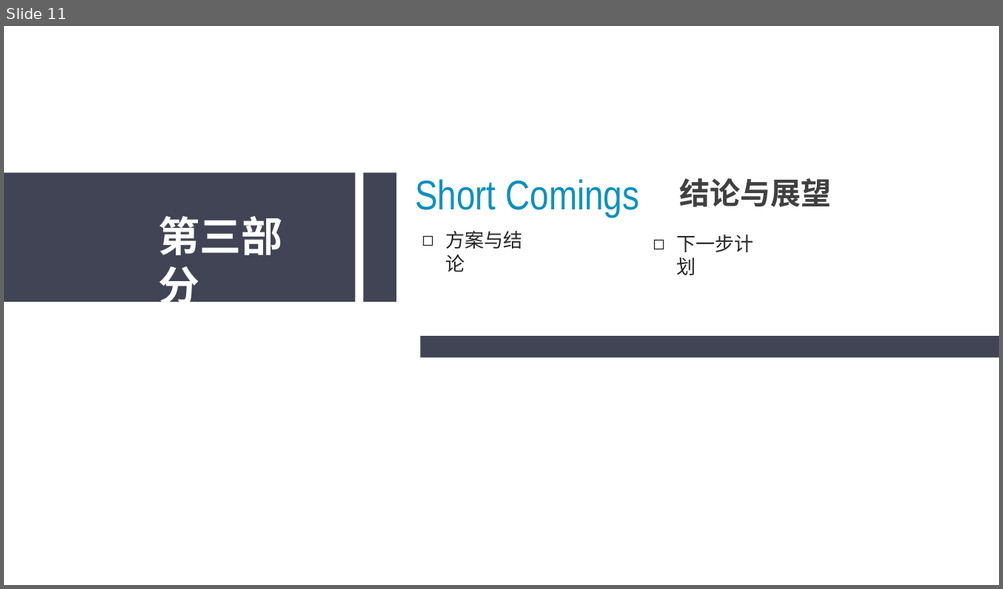
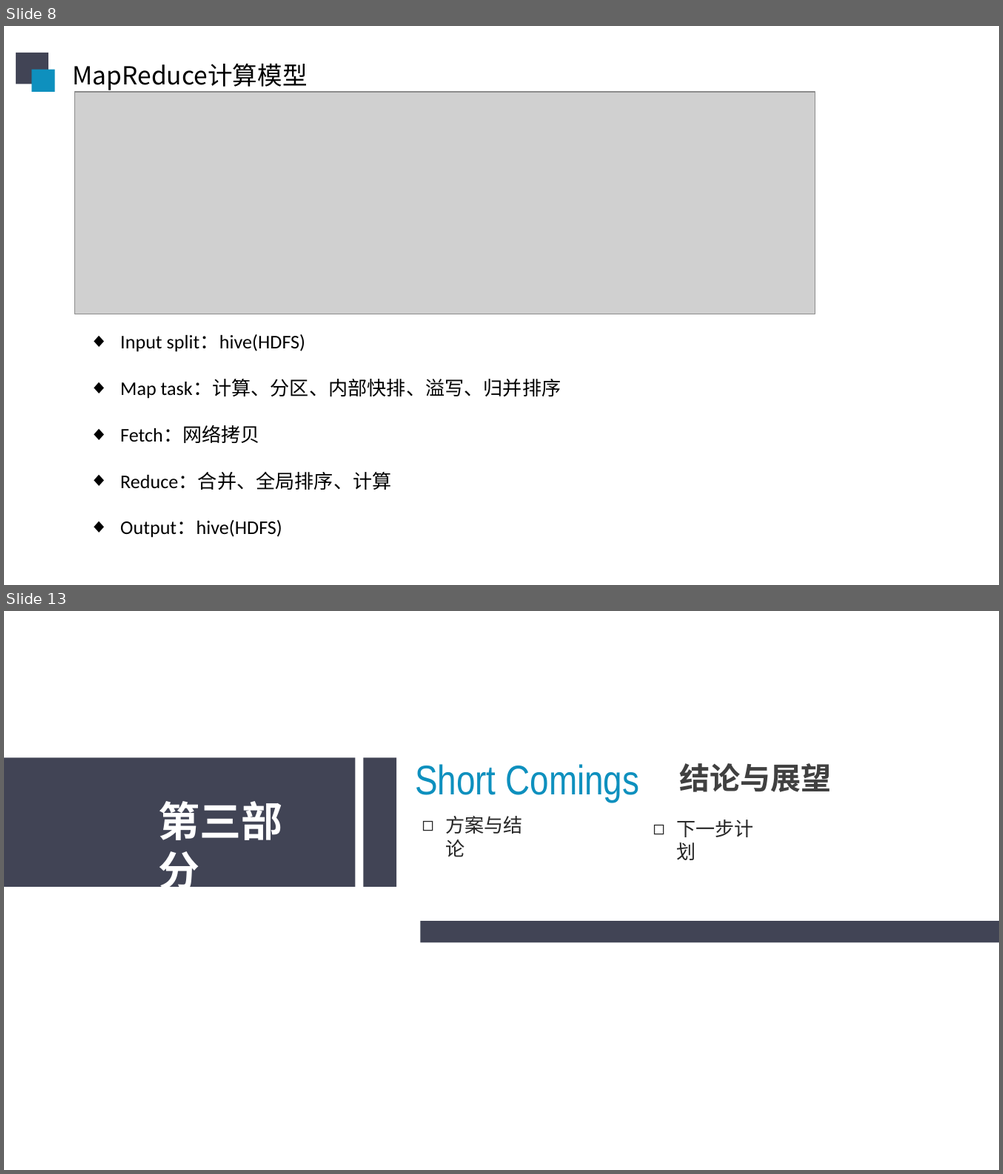
Before and after one commit to sunliangliang9201/interview_prepare, a slide deck: 在线阶段汇报20190606.pptx. Shown one above the other, each under a label of ours: slide 11 before the commit, slides 8 and 13 after it; the slides between them are not shown. The pictures are 1003x589 and 1003x1174 pixels, drawn with LibreOffice and Linux fonts; fonts in the diff are those of the drawing; grey boxes stand for pictures. Boxes give left, top, right and bottom in pixels: in the first picture for what was removed or moved away, otherwise in the second. Text is boxed around its words. In the diff, an @@ line names an element or a change of style, - is before the commit and + after.

```diff
--- a/在线阶段汇报20190606.pptx
+++ b/在线阶段汇报20190606.pptx
@@ slide 8 added at box(4, 26, 999, 585), background #FFFFFF @@
@@ rectangle added at box(16, 53, 48, 84), fill #414455 @@
@@ rectangle added at box(32, 70, 55, 93), fill #0E90BE @@
@@ text added at box(73, 63, 307, 92), 18 pt, text #000000 @@
+MapReduce计算模型
@@ picture added at box(74, 92, 814, 315) @@
@@ text added at box(120, 335, 561, 538), 14 pt, text #000000 @@
+◆ Input split：hive(HDFS)
+◆ Map task：计算、分区、内部快排、溢写、归并排序
+◆ Fetch：网络拷贝
+◆ Reduce：合并、全局排序、计算
+◆ Output：hive(HDFS)
@@ what was slide 11 is now slide 13 @@
```
Also in this commit, not shown: 3 slides changed, 5 other slides added, 6 slides removed.
